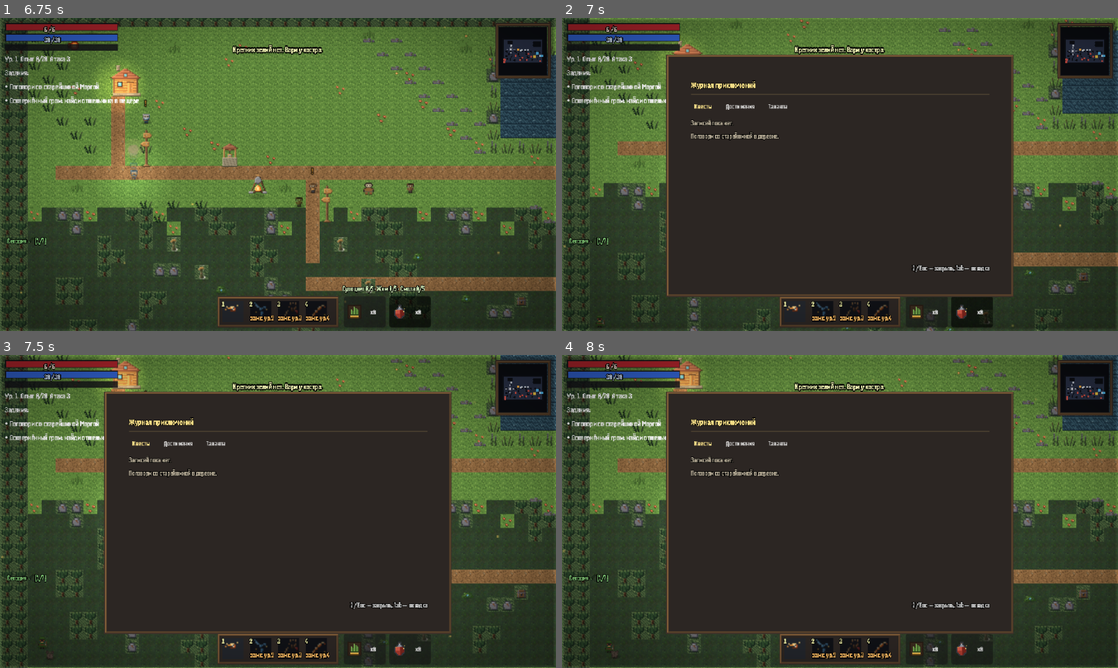
Above: before the commit, frames 1-4 (two rows, left to right).
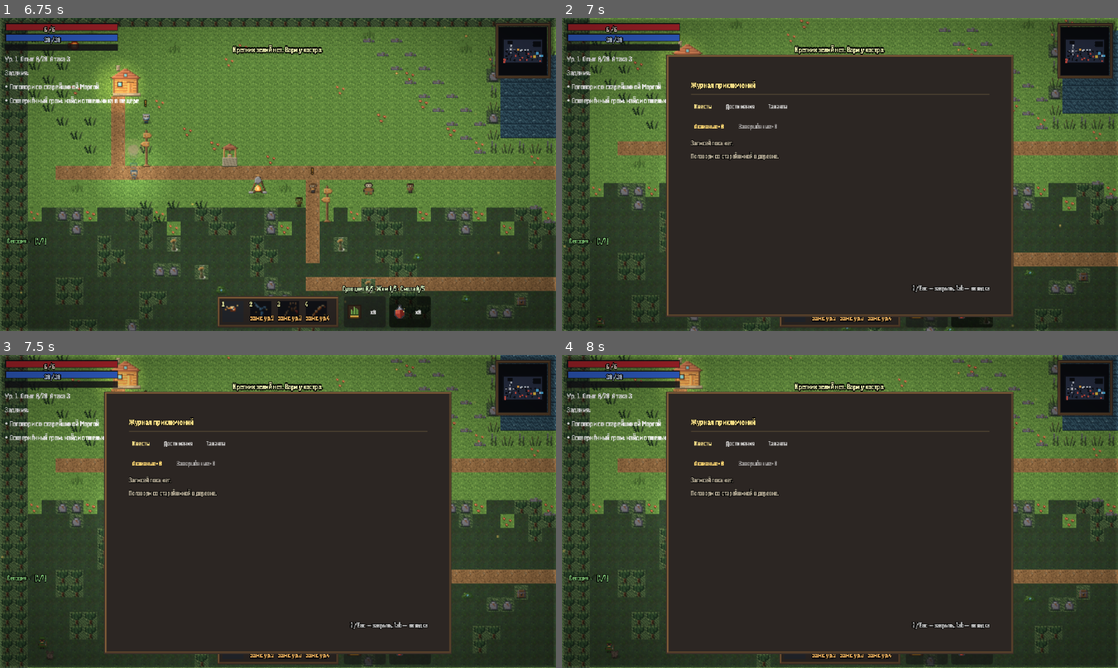
Above: after the commit, the same moments.

Repository: kgazha/shadows-of-the-northwood
Game: Godot game, scene res://scenes/main.tscn
The game is run twice, just before and just after one commit, with the same random seed, the same clock (stepped at 60 frames per second) and the same inputs.
Inputs (mouse positions are in pixels of both pictures, inside the frame that each line leads up to):
- Up to frame 1 (6.75 s): tap Enter (ui_accept) at 0.5, 0.77, 1.25, 5.27 s; move the mouse to (400, 158) at 0.52 s; hold D (move_right) 0.53-1.25 s; hold Space (roll) 0.53-1.25 s; click (400, 158) at 0.67 s; tap J at 0.8 s; drag from (166, 190) to (311, 208) at 1.27 s; move the mouse to (333, 105) at 2.02 s; hold D (move_right) 2.03-2.75 s; hold Space (roll) 2.03-2.75 s; tap Tab at 2.1, 5.3 s; click "x0" at 2.75 s; click "x0" at 3.5 s; drag from (250, 237) to (411, 208) at 4.27 s; move the mouse to (444, 221) at 5.02 s; hold A (move_left) 5.03-5.75 s; hold E (interact) 5.03-5.75 s; drag from (111, 127) to (366, 208) at 5.77 s; move the mouse to (305, 174) at 6.52 s; hold S (move_down) from 6.53 s (still down); hold Space (roll) from 6.53 s (still down); click (305, 174) at 6.67 s
- Up to frame 2 (7 s): keep holding S (move_down); keep holding Space (roll); tap J at 6.8 s
- Up to frame 3 (7.5 s): release S (move_down) at 7.25 s; release Space (roll) at 7.25 s; click "Квесты" at 7.25 s
- Up to frame 4 (8 s): no input

Frame 1 is identical in both runs. In frame 2, 3.2% of the frame differs, in the area x 18-82%, y 32-96%; in frame 3, 3.0%; in frame 4, 3.0%.

Commit message:
по просьбе пользователя: в разделе «Квесты» подвкладки Активные/Завершённые, открываются на активных
- row под главными вкладками, виден только на «Квестах»; стиль — семейство тегов (янтарь активной);
- open() всегда сбрасывает на «Активные» (требование); Tab-цикл главных вкладок не тронут, подвкладки — мышью;
- счётчики на лейблах подвкладок (Завершённые · N видны без захода); пустые состояния для обеих;
- гейт JC-4 (сюжетки только взятые) и слой данных QuestsData не тронуты — правка ровно рендера.

Diff:
--- a/pixel-rpg/scripts/journal.gd
+++ b/pixel-rpg/scripts/journal.gd
@@ -41,6 +41,12 @@
 var _frame_tex: Texture2D
 var _tab := TAB_QUESTS
 var _tab_btns: Array = []        # Button на вкладку (стилизация flat-тегми)
+# 16.11 (просьба пользователя): подвкладки внутри «Квестов» — Активные /
+# Завершённые. При каждом open() активна «Активные» (требование юзера).
+const QSUB_TITLES := ["Активные", "Завершённые"]
+var _qsub := 0
+var _qsub_row: HBoxContainer
+var _qsub_btns: Array = []
 var _ach_list: VBoxContainer     # список 12 строк достижений (вкладка TAB_ACHV)
 var _ach_sig := -1               # подпись состояния ачивок: анлоки + счётчики
 var _tal_list: VBoxContainer     # колонки веток талантов (вкладка TAB_TALENTS)
@@ -97,6 +103,19 @@
 		tb.pressed.connect(select_tab.bind(i))
 		tabs.add_child(tb)
 		_tab_btns.append(tb)
+	# подвкладки раздела «Квесты» (видны только на этой вкладке)
+	_qsub_row = HBoxContainer.new()
+	_qsub_row.add_theme_constant_override("separation", 10)
+	_qsub_row.visible = true
+	vb.add_child(_qsub_row)
+	for i in QSUB_TITLES.size():
+		var qb := Button.new()
+		qb.flat = true
+		qb.text = String(QSUB_TITLES[i])
+		qb.add_theme_font_size_override("font_size", 8)
+		qb.pressed.connect(select_qsub.bind(i))
+		_qsub_row.add_child(qb)
+		_qsub_btns.append(qb)
 	_scroll = ScrollContainer.new()
 	_scroll.custom_minimum_size = Vector2(344, 164)  # t24: 400-2*28; min панели ровно 400x276
 	_scroll.horizontal_scroll_mode = ScrollContainer.SCROLL_MODE_DISABLED
@@ -124,6 +143,7 @@
 	# снята — окно журнала остаётся на код-панели HUD-стиля (9-slice panel_frame
 	# + тема); фон однотонный, фоновых картинок нет.
 	_tab_style()
+	_qsub_style()
 	close()  # стартовое состояние: скрыт, мышь насквозь
 	GameState.quest_changed.connect(func() -> void: _dirty = true)
 
@@ -137,6 +157,7 @@
 		close()  # открылся диалог/модалка — журнал не должен мешать
 	if _open and _dirty:
 		_dirty = false
+		_rebuild()  # 16.11: на квестах пересборка также при смене подвкладки (_rebuild сам роутит по вкладкам)
 		_rebuild()
 	# вкладка достижений живая: анлок/счётчик могли измениться при открытом
 	# журнале (покупка у Гриима, варка) — дешёвая подпись вместо пересборки вслепую
@@ -154,11 +175,12 @@
 		return
 	_open = true
 	_dirty = false
+	_qsub = 0  # 16.11 пользователя: журнал всегда открывается на «Активных»
 	_rebuild()
 	_root.visible = true
 	_panel.mouse_filter = Control.MOUSE_FILTER_STOP
 	_scroll.mouse_filter = Control.MOUSE_FILTER_STOP
-	for b in _tab_btns:  # close() пряча subtree оставил их в IGNORE — вернуть клик
+	for b in _tab_btns + _qsub_btns:  # close() пряча subtree оставил их в IGNORE — вернуть клик
 		(b as Button).mouse_filter = Control.MOUSE_FILTER_STOP
 	_scroll.scroll_vertical = 0
 	GameAudio.sfx("book")  # шелест страниц; нет файла — тихий пропуск
@@ -185,11 +207,29 @@
 	_list.visible = _tab == TAB_QUESTS
 	_ach_list.visible = _tab == TAB_ACHV
 	_tal_list.visible = _tab == TAB_TALENTS
+	_qsub_row.visible = _tab == TAB_QUESTS  # подвкладки живут только в «Квестах»
 	_scroll.scroll_vertical = 0
 	if _tab == TAB_ACHV:
 		_rebuild_achv()  # свежие статусы на каждый вход во вкладку
 	if _tab == TAB_TALENTS:
 		_rebuild_talents()  # свежие ранги/очки на каждый вход + мышь на кнопки
+
+## 16.11 (просьба пользователя): переключение подвкладок раздела «Квесты».
+func select_qsub(i: int) -> void:
+	if i < 0 or i >= QSUB_TITLES.size() or i == _qsub:
+		return
+	_qsub = i
+	_qsub_style()
+	_dirty = true  # пересборку списка сделает _process в ближайший тик
+	_scroll.scroll_vertical = 0
+
+func _qsub_style() -> void:
+	for i in _qsub_btns.size():
+		var b: Button = _qsub_btns[i]
+		b.add_theme_color_override(
+			"font_color", Color(1, 0.85, 0.45) if i == _qsub else Color(1, 1, 1, 0.55))
+		b.add_theme_color_override(
+			"font_hover_color", Color(1, 0.85, 0.45) if i == _qsub else Color(1, 1, 1, 0.5))
 
 func _tab_style() -> void:
 	for i in _tab_btns.size():
@@ -248,8 +288,31 @@
 				if int(GameState.cave_state) < 1:
 					continue
 		entries.append(ev)
+	# 16.11 (просьба пользователя): фильтр по подвкладке — Активные vs Завершённые
+	var total_done := 0
+	var total_active := 0
+	var filtered: Array = []
+	for raw_e0 in entries:
+		var e0: Dictionary = raw_e0
+		if int(e0.get("status", 0)) == QuestsData.STATUS_DONE:
+			total_done += 1
+			if _qsub == 1:
+				filtered.append(raw_e0)
+		else:
+			total_active += 1
+			if _qsub == 0:
+				filtered.append(raw_e0)
+	entries = filtered
+	# счётчики на самих подвкладках — чтобы «завершённые» были видны, не заходя
+	for i in _qsub_btns.size():
+		var bq: Button = _qsub_btns[i]
+		bq.text = "%s · %d" % [String(QSUB_TITLES[i]), total_done if i == 1 else total_active]
+	_qsub_style()
 	if entries.is_empty():
-		_list.add_child(_mk_label("Записей пока нет.\nПоговори со старейшиной в деревне.", 8, Color(0.85, 0.8, 0.7, 0.8)))
+		if _qsub == 1:
+			_list.add_child(_mk_label("Завершённых пока нет.\nПервое — у старейшины.", 8, Color(0.85, 0.8, 0.7, 0.8)))
+		else:
+			_list.add_child(_mk_label("Записей пока нет.\nПоговори со старейшиной в деревне.", 8, Color(0.85, 0.8, 0.7, 0.8)))
 		return
 	for raw_e in entries:
 		var e: Dictionary = raw_e
